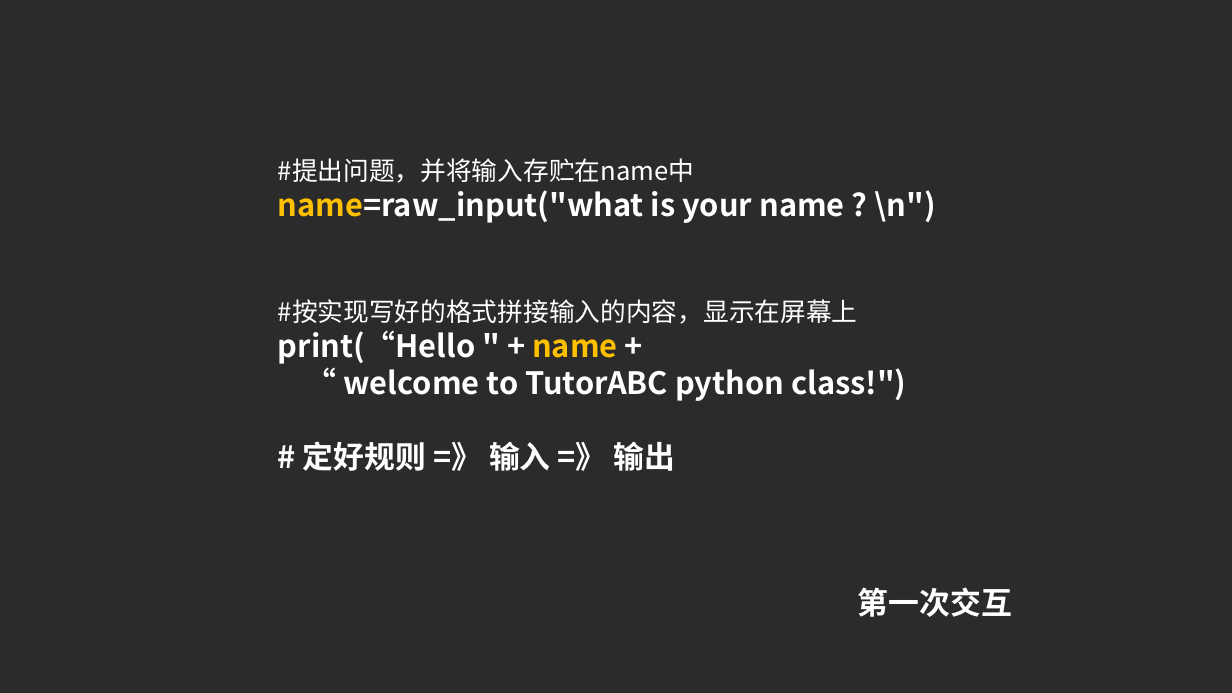
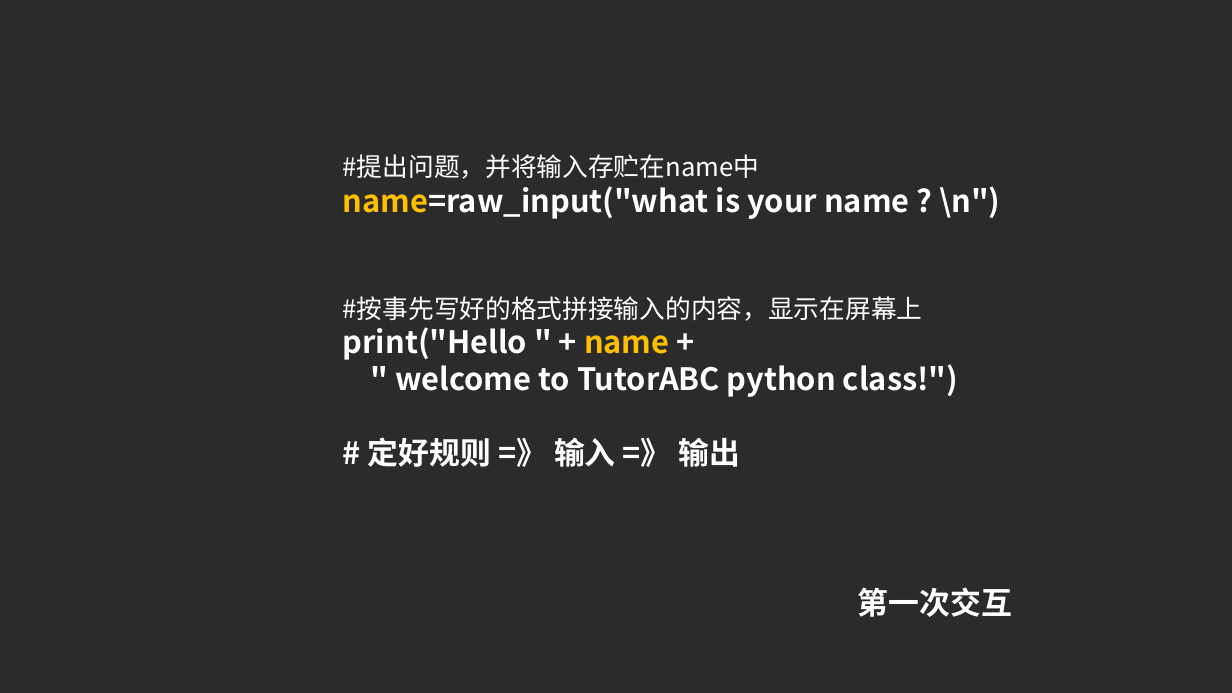
Before and after one commit to BattalionCommander/Python, a slide deck: slide 7 of Python体验课.pptx. Drawn at 1232x693 pixels with LibreOffice and Linux fonts; fonts in the diff are those of the drawing; background and template pictures are left out; a plain dark background stands for a picture behind light text. Boxes give left, top, right and bottom in pixels: in the first picture for what was removed or moved away, otherwise in the second. Text is boxed around its words. In the diff, an @@ line names an element or a change of style, - is before the commit and + after.

```diff
--- a/Python体验课.pptx
+++ b/Python体验课.pptx
@@ text "#提出问题，并将输入存贮在name中": place and size @@
-text "#提出问题，并将输入存贮在name中" at bbox=[278, 158, 936, 471]
+text "#提出问题，并将输入存贮在name中" at bbox=[343, 154, 1001, 467]
@@ text at bbox=[343, 296, 958, 397]: text changed @@
-#按实现写好的格式拼接输入的内容，显示在屏幕上
-print(“Hello " + name +
-“ welcome to TutorABC python class!")
+#按事先写好的格式拼接输入的内容，显示在屏幕上
+print("Hello " + name +
+" welcome to TutorABC python class!")
```
Also in this commit, not shown: 4 other slides changed, 1 other file.
